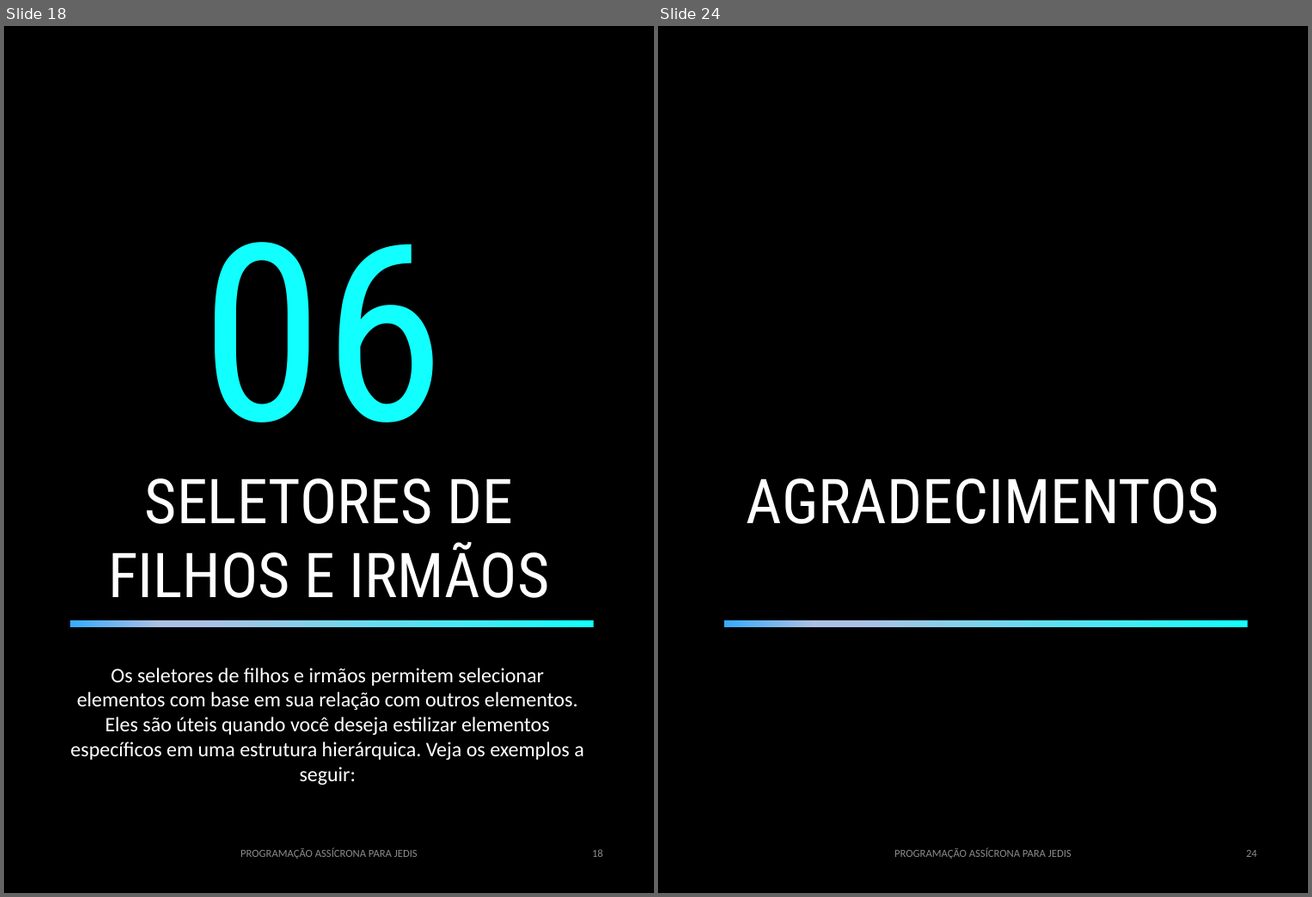
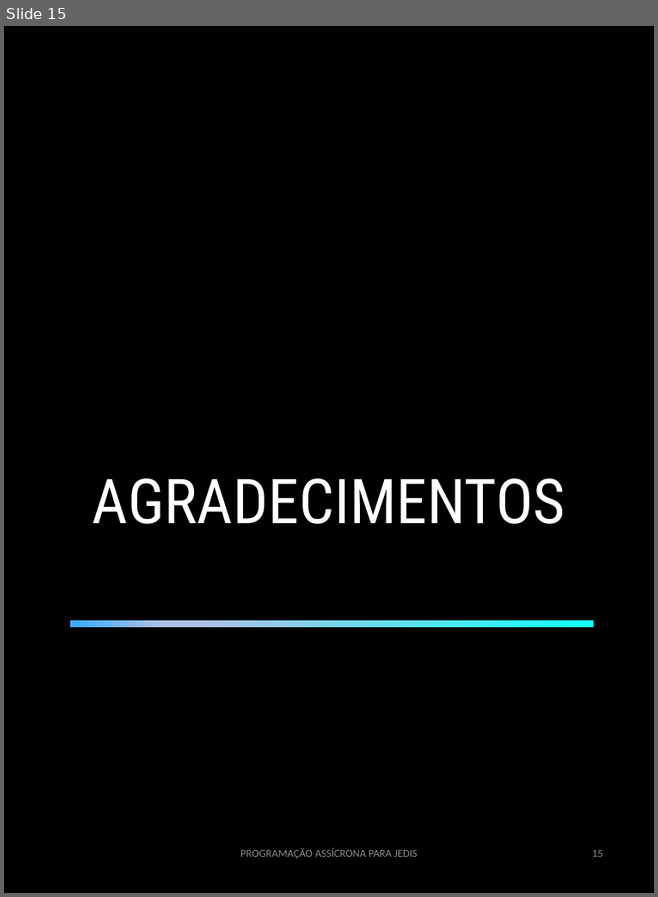
Before and after one commit to BrunoHCS/prompts-create-a-ebook, a slide deck: output/ebook - template.odp. Shown side by side, each under a label of ours: slides 18 and 24 before the commit, slide 15 after it; the slides between them are not shown. The pictures are 1312x897 and 658x897 pixels, drawn with LibreOffice and Linux fonts; fonts in the diff are those of the drawing. Boxes give left, top, right and bottom in pixels: in the first picture for what was removed or moved away, otherwise in the second. Text is boxed around its words. In the diff, an @@ line names an element or a change of style, - is before the commit and + after.

```diff
--- a/output/ebook - template.odp
+++ b/output/ebook - template.odp
@@ slide 18 removed at (4, 26, 654, 893), background #FFFFFF @@
@@ rectangle removed at (4, 26, 654, 893) @@
@@ text removed at (202, 242, 445, 422) @@
-06
@@ text removed at (108, 478, 550, 598) @@
-SELETORES DE FILHOS E IRMÃOS
@@ rectangle removed at (70, 620, 594, 628) @@
@@ text removed at (70, 668, 584, 785) @@
-Os seletores de filhos e irmãos permitem selecionar elementos com base em sua relação com outros elementos. Eles são úteis quando você deseja estilizar elementos específicos em uma estrutura hierárquica. Veja os exemplos a seguir:
@@ text removed at (240, 847, 418, 858) @@
-PROGRAMAÇÃO ASSÍCRONA PARA JEDIS
@@ page number removed at (592, 849, 603, 857) @@
-18
@@ what was slide 24 is now slide 15 @@
@@ page number at (592, 850, 603, 857): text changed @@
-24
+15
```
Also in this commit, not shown: 5 slides changed, 9 slides added, 17 other slides removed, 2 other files.
